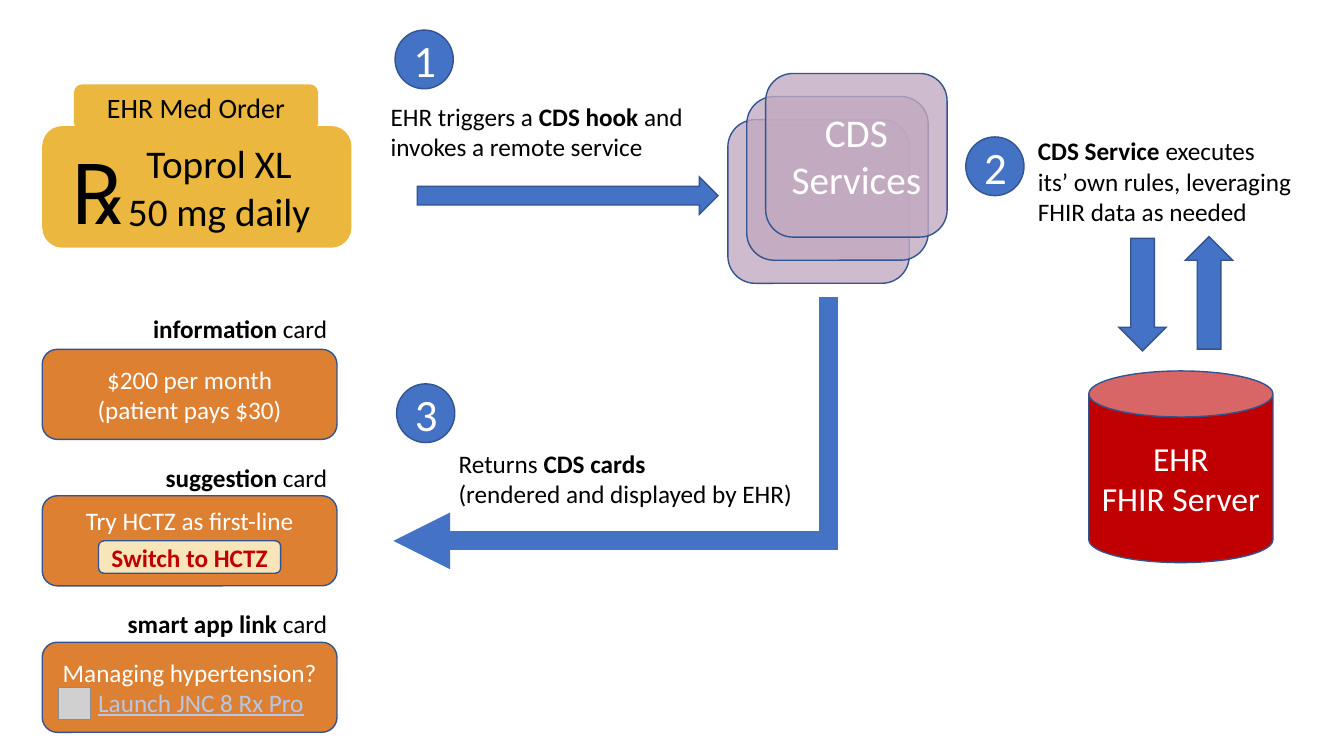
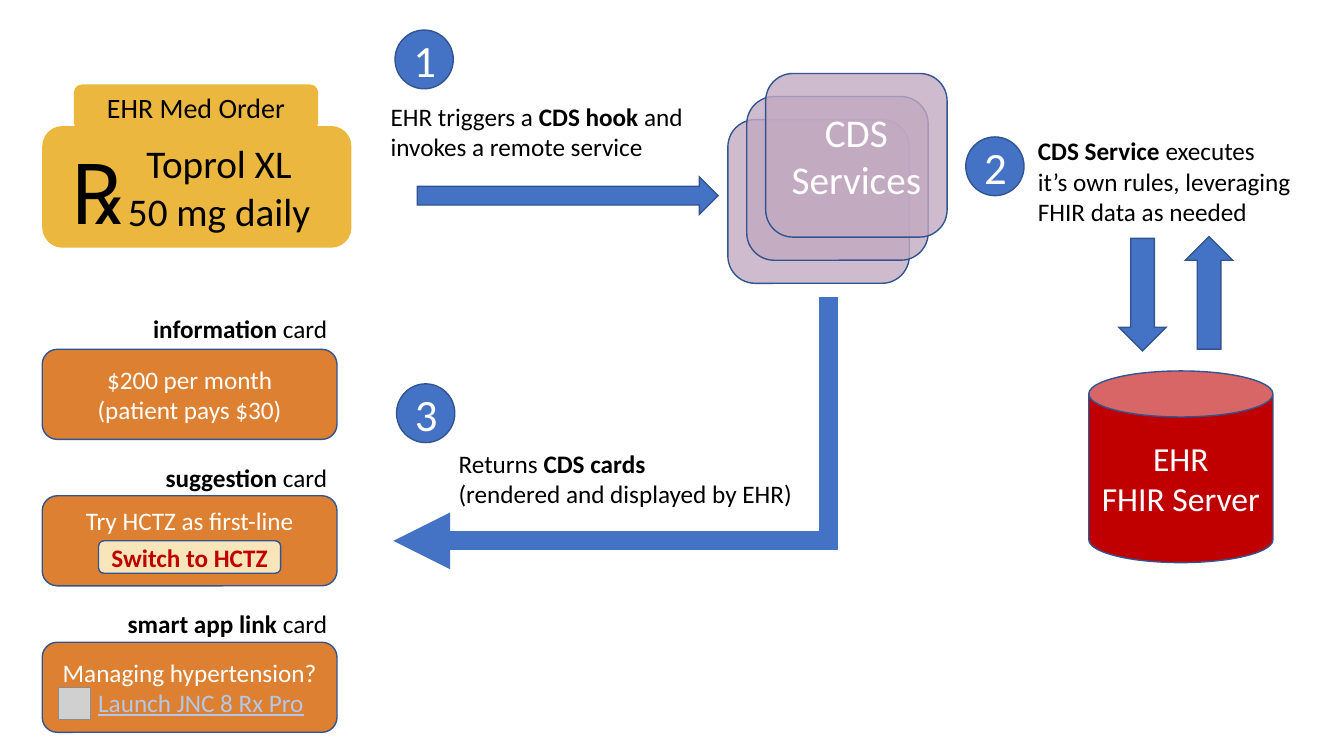
Before and after one commit to cds-hooks/docs, a slide deck: slide 1 of diagrams/cds-hooks-workflow.pptx. Drawn at 1344x756 pixels with LibreOffice and Linux fonts; fonts in the diff are those of the drawing; grey boxes stand for pictures. Boxes give left, top, right and bottom in pixels: in the first picture for what was removed or moved away, otherwise in the second. Text is boxed around its words. In the diff, an @@ line names an element or a change of style, - is before the commit and + after.

```diff
--- a/diagrams/cds-hooks-workflow.pptx
+++ b/diagrams/cds-hooks-workflow.pptx
@@ text at (1038, 142, 1290, 222): text changed @@
-CDS Service executes
-its’ own rules, leveraging FHIR data as needed
+CDS Service executes
+it’s own rules, leveraging FHIR data as needed
```
Also in this commit, not shown: 1 other file.
